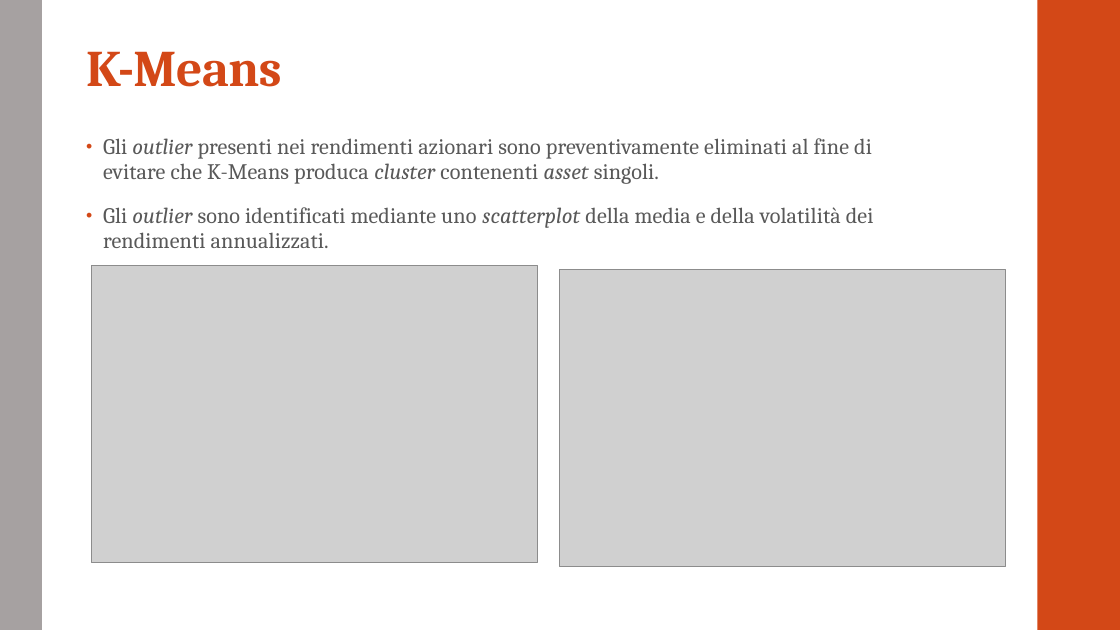
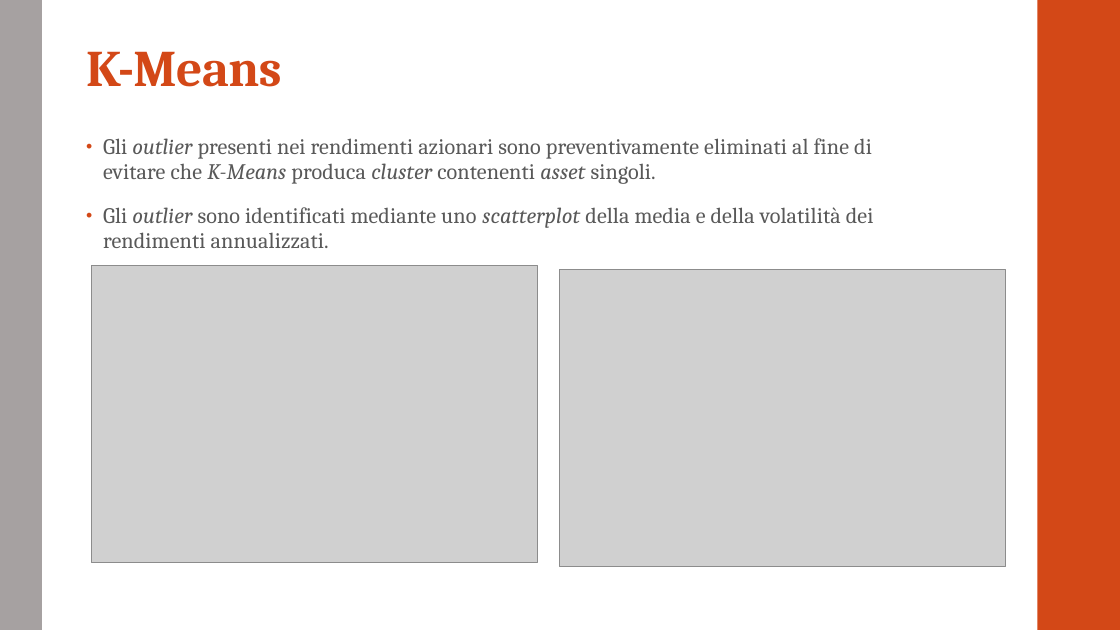
Before and after one commit to GiadaV/PROGETTO-PYTHON, a slide deck: slide 7 of presentazione.pptx. Drawn at 1120x630 pixels with LibreOffice and Linux fonts; fonts in the diff are those of the drawing; grey boxes stand for pictures. Boxes give left, top, right and bottom in pixels: in the first picture for what was removed or moved away, otherwise in the second. Text is boxed around its words. In the diff, an @@ line names an element or a change of style, - is before the commit and + after.

```diff
--- a/presentazione.pptx
+++ b/presentazione.pptx
@@ text at <box>103,138,872,184</box>: italic on in "K-Means" @@
```
Also in this commit, not shown: 3 other slides changed, 4 slides added, 4 slides removed.
